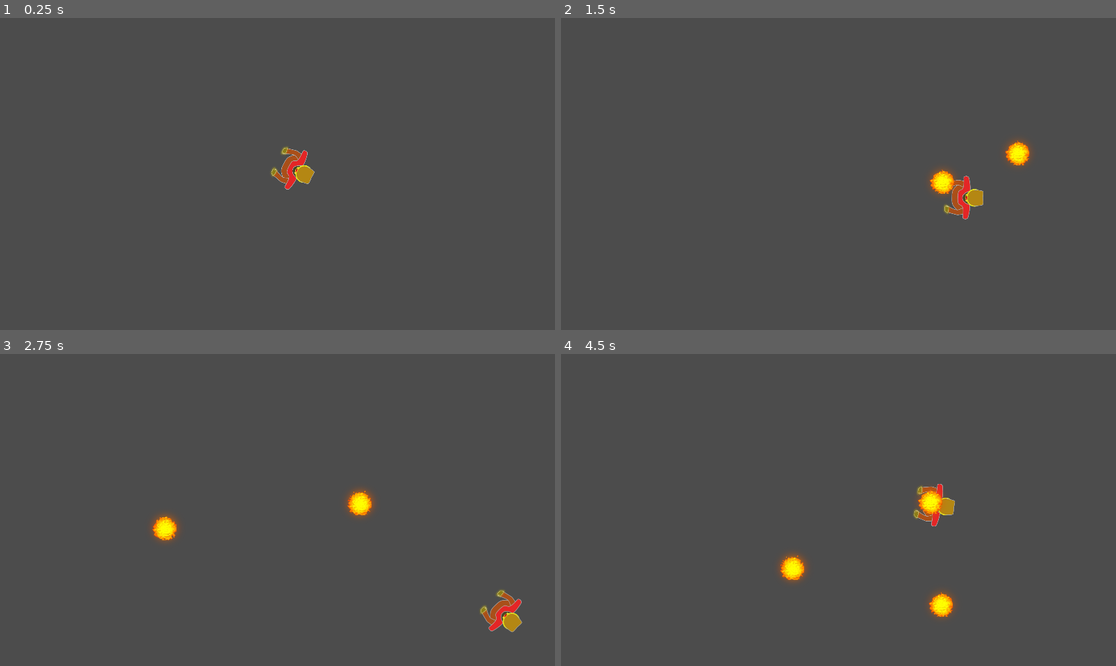
Above: before the commit, frames 1-4 (two rows, left to right).
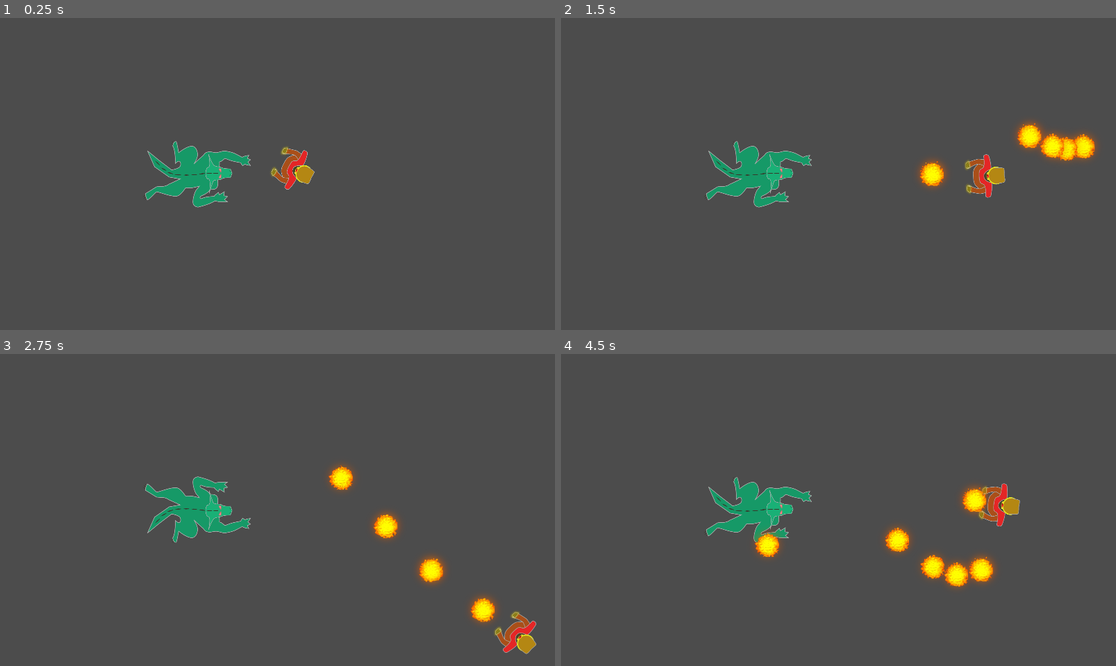
Above: after the commit, the same moments.

Repository: ludover-workshop/fireballs-example
Game: Godot game, scene res://Main.tscn
The game is run twice, just before and just after one commit, with the same random seed, the same clock (stepped at 60 frames per second) and the same inputs.
Inputs (mouse positions are in pixels of both pictures, inside the frame that each line leads up to):
- Up to frame 1 (0.25 s): no input
- Up to frame 2 (1.5 s): tap Enter at 0.5 s; move the mouse to (960, 158) at 0.52 s; press the mouse at (960, 158) at 0.53 s; hold Right (ui_right) 0.53-1.28 s; move the mouse to (727, 189) at 1.27 s; release the mouse at (727, 189) at 1.28 s; hold Down (ui_down) from 1.28 s (still down); click (727, 189) at 1.35 s
- Up to frame 3 (2.75 s): move the mouse to (333, 441) at 2.02 s; release Down (ui_down) at 2.03 s; press the mouse at (333, 441) at 2.03 s; hold Right (ui_right) from 2.03 s (still down)
- Up to frame 4 (4.5 s): move the mouse to (810, 572) at 2.77 s; release Right (ui_right) at 2.78 s; release the mouse at (810, 572) at 2.78 s; hold Up (ui_up) 2.78-3.53 s; click (810, 572) at 2.85 s; move the mouse to (1005, 556) at 3.52 s; press the mouse at (1005, 556) at 3.53 s; hold Left (ui_left) from 3.53 s (still down); move the mouse to (672, 463) at 4.27 s; release the mouse at (672, 463) at 4.28 s; click (672, 463) at 4.35 s

The runs differ from the first frame. In frame 1, 1.8% of the frame differs, in the area x 26-46%, y 39-61%; in frame 2, 4.8%; in frame 3, 4.8%; in frame 4, 5.7%, in the area x 26-83%, y 39-85%.

Commit message:
Session 2 midpoint

Diff:
--- /dev/null
+++ b/Demon/Demon.gd
@@ -0,0 +1,9 @@
+extends KinematicBody2D
+
+export(float) var health = 10
+
+func receive_damage_from(aFireball):
+	health -= aFireball.damage
+
+	if health <= 0:
+		queue_free()
--- /dev/null
+++ b/Demon/Demon.tscn
@@ -0,0 +1,41 @@
+[gd_scene load_steps=4 format=2]
+
+[ext_resource path="res://assets/demon.png" type="Texture" id=1]
+[ext_resource path="res://Demon/Demon.gd" type="Script" id=2]
+
+[sub_resource type="Animation" id=1]
+resource_name = "Crawl"
+length = 0.5
+loop = true
+step = 0.05
+tracks/0/type = "value"
+tracks/0/path = NodePath(".:scale")
+tracks/0/interp = 1
+tracks/0/loop_wrap = true
+tracks/0/imported = false
+tracks/0/enabled = true
+tracks/0/keys = {
+"times": PoolRealArray( 0, 0.25 ),
+"transitions": PoolRealArray( 1, 1 ),
+"update": 1,
+"values": [ Vector2( 1, 1 ), Vector2( 1, -1 ) ]
+}
+
+[node name="KinematicBody2D" type="KinematicBody2D"]
+scale = Vector2( 1, -1 )
+collision_layer = 2
+collision_mask = 3
+script = ExtResource( 2 )
+
+[node name="demon_sprite" type="Sprite" parent="."]
+scale = Vector2( 0.6, 0.6 )
+texture = ExtResource( 1 )
+
+[node name="CollisionPolygon2D" type="CollisionPolygon2D" parent="."]
+position = Vector2( 2.08795, 2.54025 )
+scale = Vector2( 0.837817, 0.837817 )
+polygon = PoolVector2Array( -136.964, -12.2484, -73.4677, -22.5665, -63.1495, -47.9649, -86.1669, -81.3003, -19.496, -114.636, 0.346497, -65.4263, 3.5213, -41.6153, 52.7307, -89.2373, 158.293, -81.3003, 92.4157, -48.7586, 82.8914, 40.1358, 7.48981, 92.5201, 51.937, 113.95, -2.03461, 136.174, -16.3212, 102.044, 2.7276, 44.898, -42.5134, 53.6288, -79.8173, 87.7579, -156.013, 70.2964, -186.967, 81.4083, -185.379, 57.5972, -66.3243, 21.8807 )
+
+[node name="AnimationPlayer" type="AnimationPlayer" parent="."]
+autoplay = "Crawl"
+anims/Crawl = SubResource( 1 )
--- a/Fireball/Fireball.gd
+++ b/Fireball/Fireball.gd
@@ -1,16 +1,35 @@
 extends Node2D
 
-export(float) var speed = 600
+export(float) var speed = 800
 
-var direction = Vector2(1, 0)
+var velocity = Vector2(800, 0)
 
 export(float) var time_to_live = 3
 
+export(float) var damage = 2
+
+var direction setget set_direction, get_direction
+
 func _physics_process(delta):
-	var velocity = direction * speed
 	self.position = self.position + velocity * delta
+
+func set_direction(value):
+	velocity = velocity.rotated(value - velocity.angle())
+
+func get_direction():
+	return velocity.angle()
+
+func add_velocity(a_velocity):
+	velocity += a_velocity
 
 func _process(delta):
 	time_to_live -= delta
 	if time_to_live <= 0:
 		self.queue_free()
+
+
+func _on_Area2D_body_entered(body):
+	if body.has_method("receive_damage_from"):
+		body.receive_damage_from(self)
+
+	queue_free()
--- a/Fireball/Fireball.tscn
+++ b/Fireball/Fireball.tscn
@@ -20,10 +20,23 @@
 "speed": 10.0
 } ]
 
-[node name="Node2D" type="Node2D"]
+[sub_resource type="CircleShape2D" id=2]
+radius = 39.1889
+
+[node name="Fireball" type="Node2D"]
 script = ExtResource( 11 )
 
 [node name="AnimatedSprite" type="AnimatedSprite" parent="."]
 frames = SubResource( 1 )
-frame = 5
+frame = 8
 playing = true
+
+[node name="Area2D" type="Area2D" parent="."]
+collision_layer = 0
+collision_mask = 2
+
+[node name="CollisionShape2D" type="CollisionShape2D" parent="Area2D"]
+position = Vector2( -0.561218, 1.68369 )
+shape = SubResource( 2 )
+
+[connection signal="body_entered" from="Area2D" to="." method="_on_Area2D_body_entered"]
--- a/Mage/Mage.gd
+++ b/Mage/Mage.gd
@@ -2,10 +2,22 @@
 
 signal spawn_fireball
 
-export(float) var speed = 500
+export(float) var speed = 600
 
 onready var FireballScene = preload("res://Fireball/Fireball.tscn")
 onready var main_node = get_tree().get_current_scene()
+onready var fireballs_spawn_point = $FireballSpawnPoint
+
+var firing = false
+
+const fireball_cooldown = 1.0 / 5.0
+var current_fireball_cooldown = 0
+
+var velocity = Vector2.ZERO
+var target_velocity = Vector2.ZERO
+
+var acceleration_amount = 2000
+var friction = 1000
 
 func move_with_keyboard(delta):
 	var input_vector = Vector2(0, 0)
@@ -21,20 +33,37 @@
 
 	input_vector = input_vector.normalized()
 
-	move_and_slide(input_vector * speed)
+	target_velocity = input_vector * speed
 
 func update_target(delta):
 	var target_position = get_viewport().get_mouse_position()
 	rotation = target_position.angle_to_point(self.position)
 
 func check_fire_input(delta):
-	if Input.is_action_just_pressed("fire"):
+	firing = Input.is_action_pressed("fire")
+
+func spawn_fireball(delta):
+	current_fireball_cooldown = max(0, current_fireball_cooldown - delta)
+
+	if firing && current_fireball_cooldown <= 0:
 		var fireball = FireballScene.instance()
-		fireball.position = self.position
-		fireball.direction = Vector2(1, 0).rotated(self.rotation)
+		fireball.position = fireballs_spawn_point.global_position
+		fireball.direction = self.rotation
+		fireball.add_velocity(self.velocity * 0.2)
 		main_node.add_child(fireball)
+		current_fireball_cooldown = fireball_cooldown
 
-func _physics_process(delta):
+func update_velocity_and_move(delta):
+	velocity = velocity.move_toward(target_velocity, (acceleration_amount if target_velocity != Vector2.ZERO else friction) * delta)
+	velocity = move_and_slide(velocity)
+
+func _process(delta):
+	# Process Inputs
 	update_target(delta)
 	move_with_keyboard(delta)
 	check_fire_input(delta)
+
+func _physics_process(delta):
+	# Process Action
+	spawn_fireball(delta)
+	update_velocity_and_move(delta)
--- a/Mage/Mage.tscn
+++ b/Mage/Mage.tscn
@@ -8,6 +8,7 @@
 height = 36.9504
 
 [node name="Mage" type="KinematicBody2D"]
+collision_mask = 3
 script = ExtResource( 2 )
 
 [node name="MageSprite" type="Sprite" parent="."]
@@ -16,3 +17,6 @@
 
 [node name="CollisionShape2D" type="CollisionShape2D" parent="."]
 shape = SubResource( 1 )
+
+[node name="FireballSpawnPoint" type="Node2D" parent="."]
+position = Vector2( 62.0002, 0 )
--- a/Main.tscn
+++ b/Main.tscn
@@ -1,8 +1,12 @@
-[gd_scene load_steps=2 format=2]
+[gd_scene load_steps=3 format=2]
 
 [ext_resource path="res://Mage/Mage.tscn" type="PackedScene" id=1]
+[ext_resource path="res://Demon/Demon.tscn" type="PackedScene" id=2]
 
 [node name="Main" type="Node2D"]
 
 [node name="Mage" parent="." instance=ExtResource( 1 )]
 position = Vector2( 1015.5, 521.607 )
+
+[node name="Demon" parent="." instance=ExtResource( 2 )]
+position = Vector2( 681.126, 539.855 )
Not shown: 1 places in Fireball/Fireball.tscn that only renumber resources
Binary file added: assets/demon.png
Not shown, added: assets/demon.png.import
